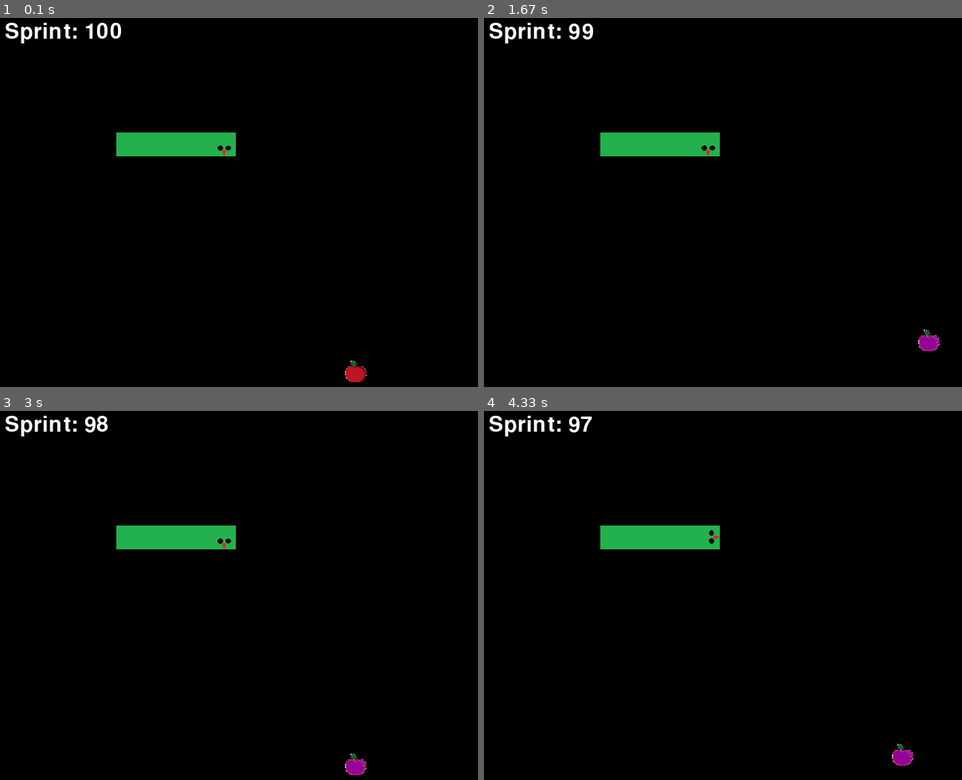
Above: before the commit, frames 1-4 (two rows, left to right).
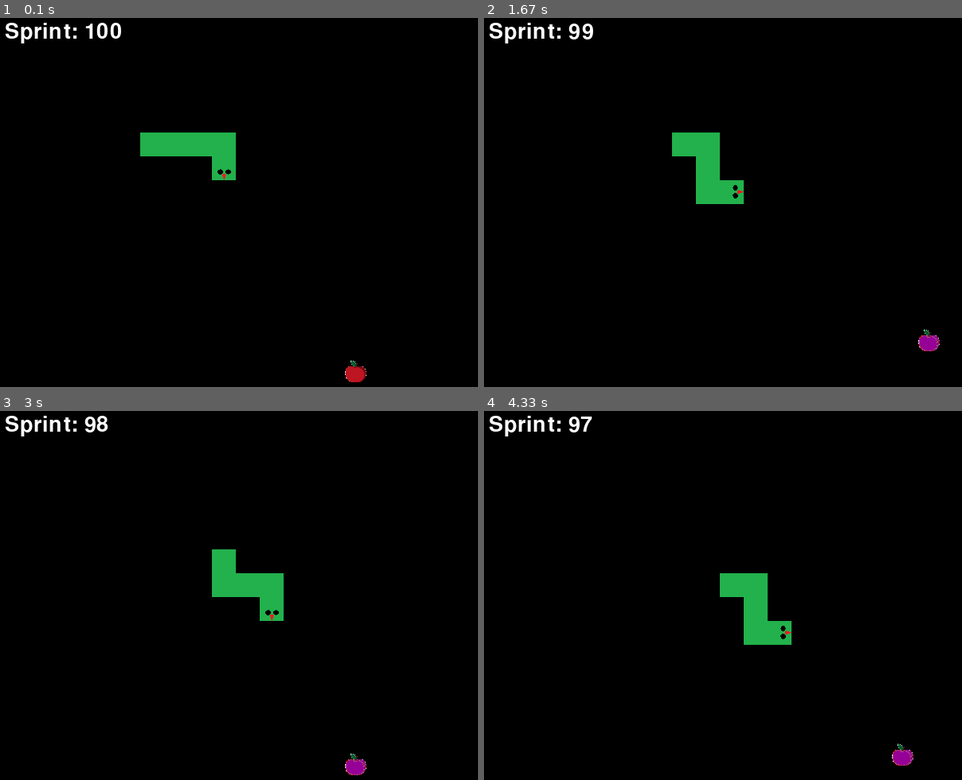
Above: after the commit, the same moments.

Repository: lorinzzz/cursed-snake-game
Game: pygame game, started from main.py
Two runs of this game, one before a commit and one after it. Both use one fixed random seed, a clock stepped at 60 frames per second and the inputs below.
Inputs:
- Up to frame 1 (0.1 s): no input
- Up to frame 2 (1.67 s): hold D 0.33-0.8 s; hold W 0.83-1.13 s; tap Space at 0.9, 1.23, 1.53 s; tap Shift at 0.98 s; hold D 1.17-1.63 s
- Up to frame 3 (3 s): hold A 1.67-2.2 s; tap Space at 1.73, 2.03, 2.3, 2.63, 2.93 s; hold S 2.23-2.53 s; tap Shift at 2.38 s; hold A 2.57-2.97 s
- Up to frame 4 (4.33 s): hold W 3-3.37 s; tap Space at 3.07, 3.47, 3.77, 4.13 s; hold D 3.4-4.03 s; tap Shift at 3.55 s; hold S from 4.07 s (still down)

The runs differ from the first frame. In frame 1, 0.7% of the frame differs, in the area x 24-50%, y 31-44%; in frame 2, 1.9%; in frame 3, 3.2%, in the area x 24-60%, y 31-57%; in frame 4, 3.2%.

Commit message:
snake head and snake body all together in one list

Diff:
--- a/main.py
+++ b/main.py
@@ -12,6 +12,7 @@
 
 import pygame
 import os
+import random
 
 WIDTH, HEIGHT = 900, 900
 WIN = pygame.display.set_mode((WIDTH, HEIGHT))
@@ -49,7 +50,7 @@
     SNAKE_HEAD = pygame.transform.rotate(pygame.transform.scale(SNAKE_HEAD_IMG, (BLOCK_WIDTH, BLOCK_HEIGHT)), direction)
     return SNAKE_HEAD
 
-def draw_window(food, poison, sprint_stamina, snake_head, snake_body, direction):
+def draw_window(food, poison, sprint_stamina, snakes, direction):
     WIN.fill(BLACK)
     sprint_bar = pygame.font.SysFont('comicsans', 40).render("Sprint: " + str(sprint_stamina), 1, WHITE)
     WIN.blit(sprint_bar, (10, 10))
@@ -59,9 +60,9 @@
             WIN.blit(FOOD, (food.x, food.y))
 
     #display snake
-    WIN.blit(spawn_snake_head(direction), (snake_head.x, snake_head.y))
-    for i in range(len(snake_body)):
-        WIN.blit(SNAKE_BODY, (snake_body[i].x, snake_body[i].y))
+    WIN.blit(spawn_snake_head(direction), (snakes[0].x, snakes[0].y))
+    for i in range(1, len(snakes)):
+        WIN.blit(SNAKE_BODY, (snakes[i].x, snakes[i].y))
     pygame.display.update()
 
 def draw_end_game():
@@ -89,9 +90,9 @@
         if keys_pressed[pygame.K_s] and food.y + VEL + food.height < HEIGHT: # DOWN
             food.y += VEL + sprint - slow_movement
 
-def snake_ai(snake_head, food):
-    x_diff = food.x - snake_head.x
-    y_diff = food.y - snake_head.y
+def snake_ai(snakes, food):
+    x_diff = food.x - snakes[0].x
+    y_diff = food.y - snakes[0].y
 
     if abs(x_diff) > abs(y_diff):
         if x_diff >= 0:
@@ -106,30 +107,28 @@
 
     return direction
 
-def snake_movement(snake_head, snake_body, direction):
-    for i in range(len(snake_body) - 1, 0, -1):
-        snake_body[i].x = snake_body[i-1].x
-        snake_body[i].y = snake_body[i-1].y
-    snake_body[0].x = snake_head.x
-    snake_body[0].y = snake_head.y
+def snake_movement(snakes, direction):
+    for i in range(len(snakes) - 1, 0, -1):
+        snakes[i].x = snakes[i-1].x
+        snakes[i].y = snakes[i-1].y
     if direction == 0:
-        snake_head.y -= BLOCK_WIDTH
+        snakes[0].y -= BLOCK_WIDTH
     elif direction == 180:
-        snake_head.y += BLOCK_WIDTH
+        snakes[0].y += BLOCK_WIDTH
     elif direction == 90:
-        snake_head.x -= BLOCK_WIDTH
+        snakes[0].x -= BLOCK_WIDTH
     elif direction == 270:
-        snake_head.x += BLOCK_WIDTH
-
-
-def handle_food_snake_collision(food, snake_head, snake_body):
-    if food.colliderect(snake_head):
+        snakes[0].x += BLOCK_WIDTH
+
+
+def handle_food_snake_collision(food, snakes):
+    if food.colliderect(snakes[0]):
         pygame.event.post(pygame.event.Event(food_collided_head_event))
 
-    for i in range(len(snake_body)):
-        if food.colliderect(snake_body[i]):
-            diff_x = snake_body[i].x - food.x
-            diff_y = snake_body[i].y - food.y
+    for i in range(1, len(snakes)):
+        if food.colliderect(snakes[i]):
+            diff_x = snakes[i].x - food.x
+            diff_y = snakes[i].y - food.y
             print(diff_x, diff_y)
             if abs(diff_x) > abs(diff_y): # collided horizontally
                 if diff_x >= 0: # collided from left
@@ -148,13 +147,24 @@
             # collided diagnaolly??
 
 
-
+def create_snakes(number_of_snakes, snake_length):
+    snakes = []
+    snake_locations_x = [250, 500, 750, 250, 500, 750]
+    snake_locations_y = [100, 100, 100, 700, 700, 700]
+    for i in range(number_of_snakes):
+        #snake_length = random.randit(0,5)
+        for i in range(snake_length):
+            snakes.append(pygame.Rect(snake_locations_x[i] - BLOCK_WIDTH - (30 * (i+1)), snake_locations_y[i], BLOCK_WIDTH, BLOCK_HEIGHT))
+
+
+
+    return snakes
 
 
 def main():
     pygame.init()
     food = pygame.Rect(450 - BLOCK_WIDTH//2, 450 - BLOCK_HEIGHT//2, BLOCK_WIDTH, BLOCK_HEIGHT)
-    snake_head = pygame.Rect(300 - BLOCK_WIDTH, 150, BLOCK_WIDTH, BLOCK_HEIGHT)
+    #snake_head = pygame.Rect(300 - BLOCK_WIDTH, 150, BLOCK_WIDTH, BLOCK_HEIGHT)
     clock = pygame.time.Clock()
 
     pygame.time.set_timer(regen_stamina_event, REGENERATE_STAMINA)
@@ -168,12 +178,7 @@
 
     end_game = 0
 
-    #x = [300 - BLOCK_WIDTH - 30, 300 - BLOCK_WIDTH - 60, 300 - BLOCK_WIDTH - 90, 300 - BLOCK_WIDTH - 120, 300 - BLOCK_WIDTH - 150]
-    #y= [150, 150, 150, 150, 150]
-    snake_body = [pygame.Rect(300 - BLOCK_WIDTH - 30, 150, BLOCK_WIDTH, BLOCK_HEIGHT), pygame.Rect(300 - BLOCK_WIDTH - 60, 150, BLOCK_WIDTH, BLOCK_HEIGHT),
-                    pygame.Rect(300 - BLOCK_WIDTH - 90, 150, BLOCK_WIDTH, BLOCK_HEIGHT), pygame.Rect(300 - BLOCK_WIDTH - 120, 150, BLOCK_WIDTH, BLOCK_HEIGHT)]
-    #snake_body.append(x)
-    #snake_body.append(y)
+    snakes = [pygame.Rect(300 - BLOCK_WIDTH, 150, BLOCK_WIDTH, BLOCK_HEIGHT), pygame.Rect(300 - BLOCK_WIDTH - 30, 150, BLOCK_WIDTH, BLOCK_HEIGHT), pygame.Rect(300 - BLOCK_WIDTH - 60, 150,         BLOCK_WIDTH, BLOCK_HEIGHT), pygame.Rect(300 - BLOCK_WIDTH - 90, 150, BLOCK_WIDTH, BLOCK_HEIGHT), pygame.Rect(300 - BLOCK_WIDTH - 120, 150, BLOCK_WIDTH, BLOCK_HEIGHT)]
 
 
     run = True
@@ -208,16 +213,16 @@
         food_movement(keys_pressed, food, sprint_stamina)
 
         if move % 40 == 0:
-            direction = snake_ai(snake_head, food)
+            direction = snake_ai(snakes, food)
             prev_direction = direction
-            #snake_movement(snake_head, snake_body, direction)
+            snake_movement(snakes, direction)
 
         if end_game == 1:
             draw_end_game()
             break
 
-        handle_food_snake_collision(food, snake_head, snake_body)
-        draw_window(food, poison, sprint_stamina, snake_head, snake_body, direction)
+        handle_food_snake_collision(food, snakes)
+        draw_window(food, poison, sprint_stamina, snakes, direction)
         move += 1
     main()
 
